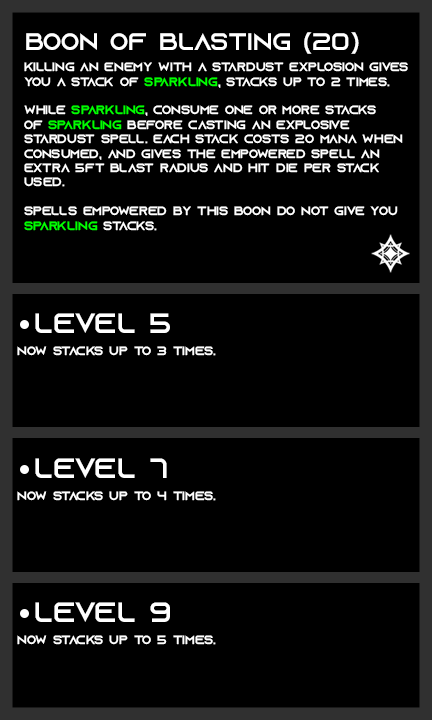
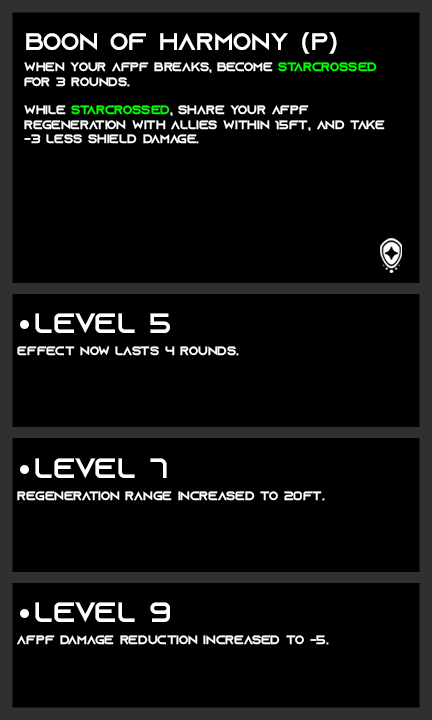
Two versions of the same layered image (432x720). Layer-by-layer changes:
painted on "Name" over bbox(163, 32, 359, 54)
painted on "Description" (2nd of 2, in "Description") over bbox(24, 62, 408, 231)
showed "twilight" over bbox(380, 238, 402, 273)
hid "stardust" over bbox(371, 234, 410, 273)
renamed "now stacks up to 3 times." to "effect now lasts 4 rounds.", painted on it over bbox(17, 346, 239, 356)
renamed "now stacks up to 4 times." to "regeneration range increased to 20ft.", painted on it over bbox(17, 491, 325, 501)
renamed "now stacks up to 5 times." to "afpf damage reduction increased to -5.", painted on it over bbox(17, 635, 329, 645)
